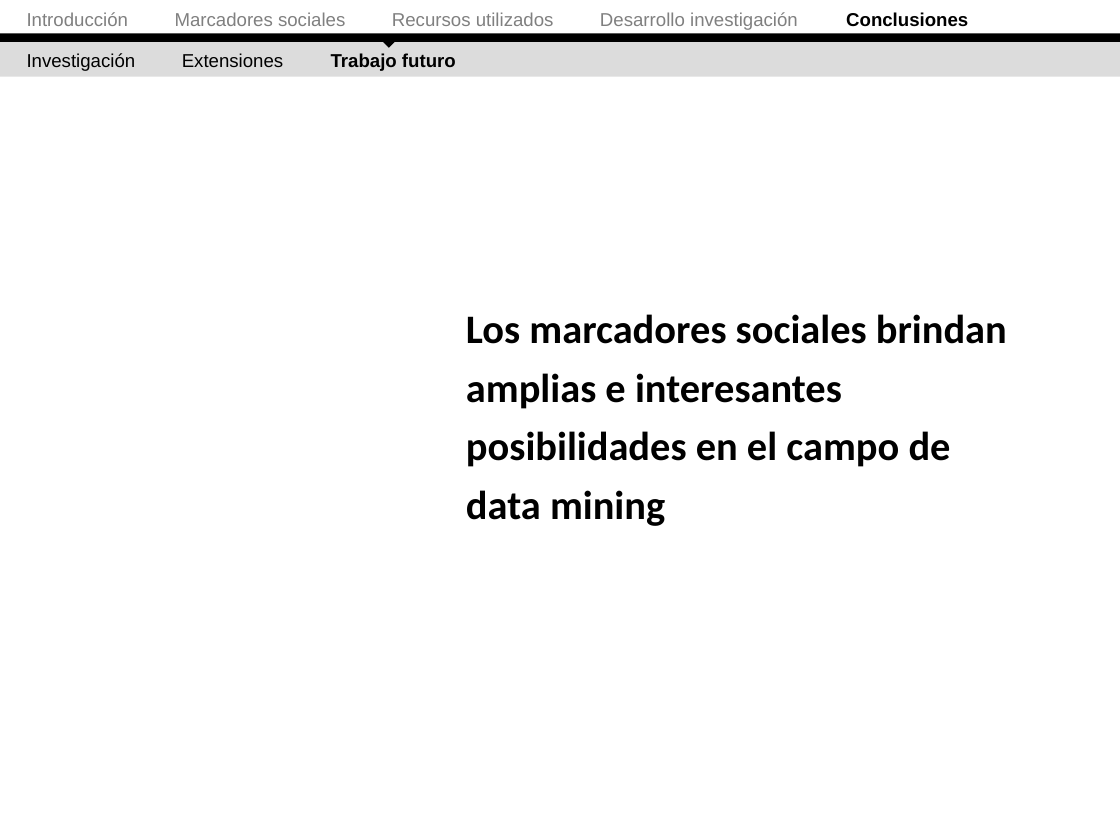
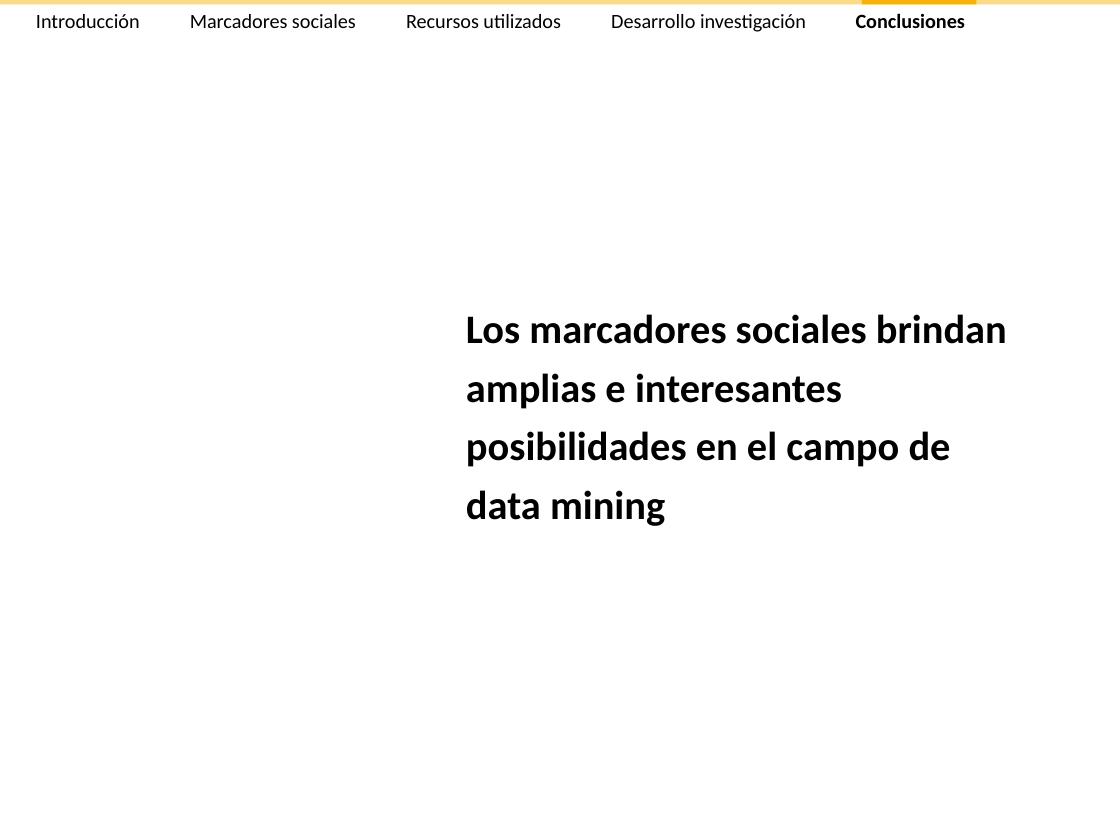
Before and after one commit to ak907kenai/nicotournetesis, a slide deck: slide 74 of docs_trunk/Presentación/Nicolás Tourné - Presentación Tesis (v2.2).ppt (slide 75 before the commit). Drawn at 1120x840 pixels with LibreOffice and Linux fonts; fonts in the diff are those of the drawing. Boxes give left, top, right and bottom in pixels: in the first picture for what was removed or moved away, otherwise in the second. Text is boxed around its words. In the diff, an @@ line names an element or a change of style, - is before the commit and + after.

```diff
--- a/docs_trunk/Presentación/Nicolás Tourné - Presentación Tesis (v2.2).ppt
+++ b/docs_trunk/Presentación/Nicolás Tourné - Presentación Tesis (v2.2).ppt
@@ rectangle: place and size @@
-rectangle at (0,34,1120,43)
+rectangle at (0,0,1120,4)
@@ rectangle at (0,0,1120,4): fill #000000 to #FBDA89 @@
@@ text "Introducción Marcadores sociales Recursos utilizados ...": place and size @@
-text "Introducción Marcadores sociales Recursos utilizados ..." at (27,12,968,30)
+text "Introducción Marcadores sociales Recursos utilizados ..." at (36,13,965,32)
@@ text "Introducción Marcadores sociales Recursos utilizados ..." at (36,13,965,32): size 12 to 13 pt, font Arial to Calibri; text colour #808080 to #000000 in "Introducción Marcadores sociales Recursos utilizados Desarro ..." @@
@@ right triangle removed at (376,23,401,49) @@
@@ rectangle added at (862,0,977,4), fill #F7B309 @@
@@ rectangle removed at (0,41,1120,77) @@
@@ text removed at (27,53,456,71) @@
-Investigación Extensiones Trabajo futuro
```
Also in this commit, not shown: 75 other slides changed, 1 slide removed, 1 other file.
